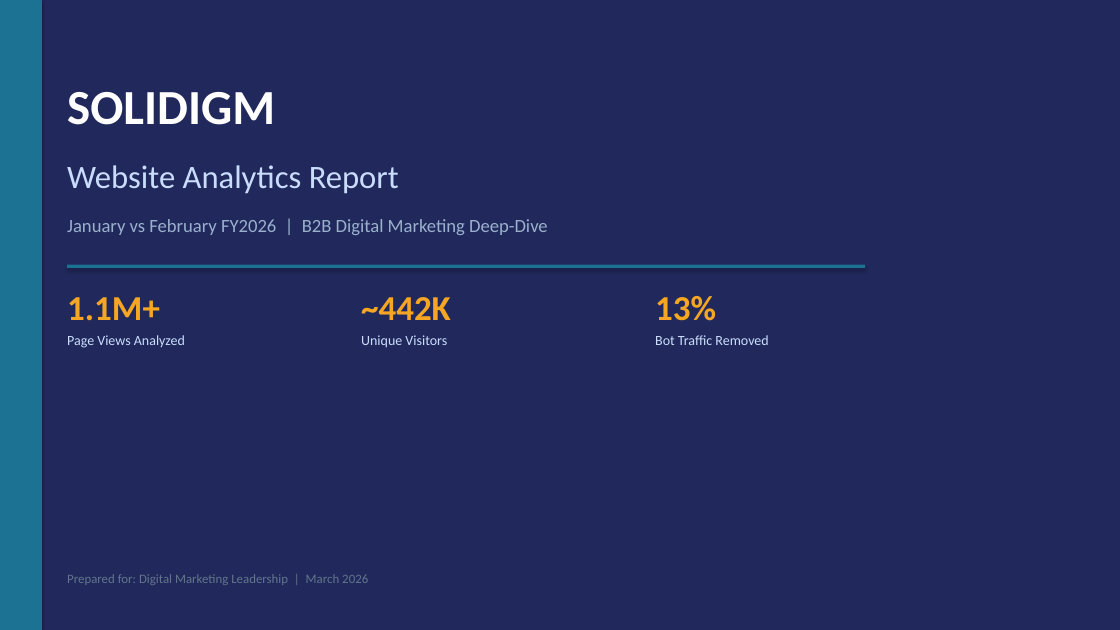
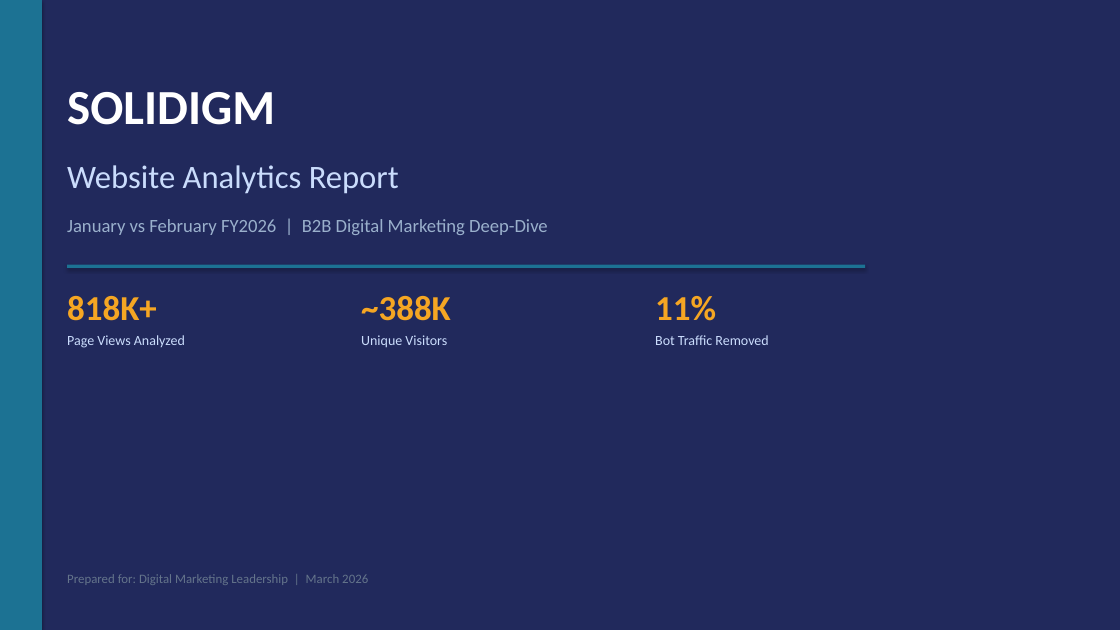
Before and after one commit to durgaguthi/AI, a slide deck: slide 1 of webanalytics/Solidigm_Analytics_Report_JanFeb_FY26.pptx. Drawn at 1120x630 pixels with LibreOffice and Linux fonts; fonts in the diff are those of the drawing. Boxes give left, top, right and bottom in pixels: in the first picture for what was removed or moved away, otherwise in the second. Text is boxed around its words. In the diff, an @@ line names an element or a change of style, - is before the commit and + after.

```diff
--- a/webanalytics/Solidigm_Analytics_Report_JanFeb_FY26.pptx
+++ b/webanalytics/Solidigm_Analytics_Report_JanFeb_FY26.pptx
@@ text at bbox=[67, 296, 157, 321]: text changed @@
-1.1M+
+818K+
@@ text at bbox=[361, 296, 451, 321]: text changed @@
-~442K
+~388K
@@ text at bbox=[655, 296, 716, 321]: text changed @@
-13%
+11%
```
Also in this commit, not shown: 10 other slides changed, 1 other file.
